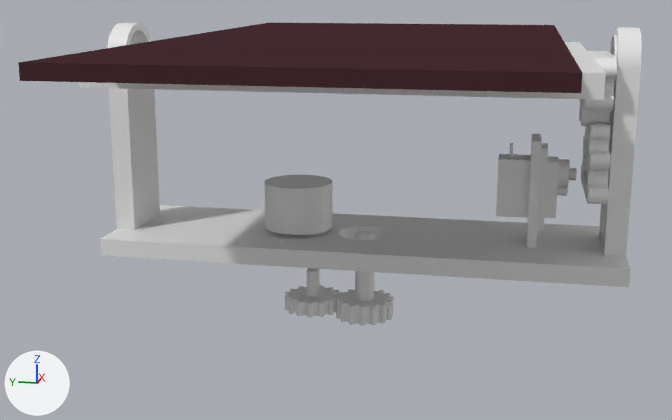
The Blender file solar.blend as it was, and as the next commit left it.
Rendered twice from a camera (50 mm lens) standing at (-366.0, -61.0, 27.0) and looking at (-5.0, 11.0, -64.0). Lighting does not change. The marker at lower left points along +X, +Y and +Z.
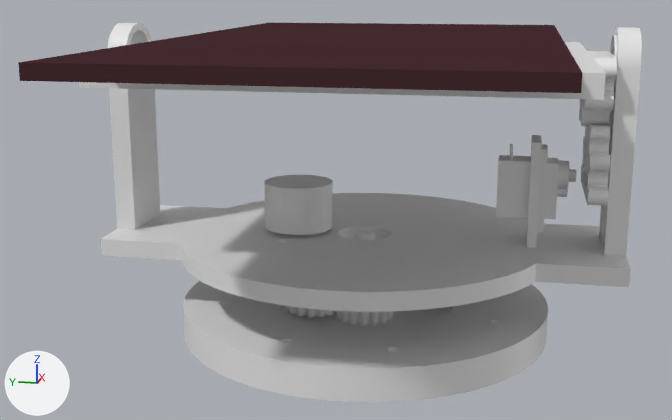
Commit message: Finish base design

Pixel boxes (x1, y1, x2, y2) of what changed, in the pictures (672 x 420 px):
'Circle.007', reshaped (15% taller): before (100, 23, 429, 274); after (101, 23, 434, 312)
'Circle.013', added: after (183, 230, 548, 402)
'Circle.001', reshaped (6% wider, 9% taller): before (408, 27, 642, 287); after (393, 27, 642, 311)
'2051 Servo Tower-Pro-Sg90.Pk2', moved: before (496, 143, 577, 231); after (496, 144, 576, 232)
'Circle.008', deleted: before (336, 230, 394, 326)
part 2 of me_circle_013, built on: before (408, 218, 631, 287); after (393, 197, 631, 311)
'Circle.004', unchanged, covered by the edit: before (285, 268, 342, 318); after (285, 306, 336, 318)

Patch to the scene script:
```diff
--- a/solar.blend.py
+++ b/solar.blend.py
@@ me_circle_001 @@
 # used by ob_circle_007; location = (0.0, 94.9, -4.0); rotation_euler = (1.571, 0.0, 0.0), in degrees (90, 0, 0); scale = (1.4, 1.4, 1.4)
-me_circle_001.from_pydata(...)  # 1261 vertices, 634 faces; spans x -21.4..21.4, y -55.0..10.0, z -5.7..85.4
+me_circle_001.from_pydata(...)  # 1562 vertices, 790 faces; spans x -53.6..53.6, y -55.0..10.0, z -5.6..85.5
+# me_circle_001 part 1: 993 vertices removed from x -21.4..21.4, y -55.0..10.0, z -5.7..85.4; 1294 vertices added at x -53.6..53.6, y -55.0..10.0, z -5.6..85.5
@@ me_circle_013 @@
 # used by ob_circle_001; location = (0.0, 94.9, -4.0); rotation_euler = (1.571, 0.0, 0.0), in degrees (90, 0, 0); scale = (1.4, 1.4, 1.4)
-me_circle_013.from_pydata(...)  # 2438 vertices, 1255 faces; spans x -21.4..21.4, y -55.0..10.0, z 83.2..140.6
+me_circle_013.from_pydata(...)  # 2620 vertices, 1347 faces; spans x -51.3..51.3, y -55.0..10.0, z 83.3..140.6
+# me_circle_013 part 2: 20 vertices removed from x -21.4..21.4, y -55.0..-50.0, z 83.2..85.4; 202 vertices added at x -51.3..51.3, y -55.0..-50.0, z 83.3..117.0
@@ me_circle_011 @@
+me_circle_011.from_pydata(...)  # 5536 vertices, 6834 faces; spans x -75.0..75.0, y -75.0..75.0, z -13.0..27.0
@@ ob_circle_008 @@
-ob_circle_008 = bpy.data.objects.new('Circle.008', me_circle_004)
-ob_circle_008.location = (0.0, 0.0, -94.0)
@@ ob_2051_servo_tower_pro_sg90_pk2 @@
 ob_2051_servo_tower_pro_sg90_pk2 = bpy.data.objects.new('2051 Servo Tower-Pro-Sg90.Pk2', me_2051_servo_tower_pro_sg90_pk2_001)
-ob_2051_servo_tower_pro_sg90_pk2.location = (-51.0, -68.9, -36.2)
+ob_2051_servo_tower_pro_sg90_pk2.location = (-51.0, -68.9, -36.7)
 ob_2051_servo_tower_pro_sg90_pk2.rotation_euler = (1.571, 1.571, 0.0)  # degrees (90, 90, 0)
@@ ob_circle_013 @@
+ob_circle_013 = bpy.data.objects.new('Circle.013', me_circle_011)
+ob_circle_013.location = (0.0, 0.0, -101.0)
```
